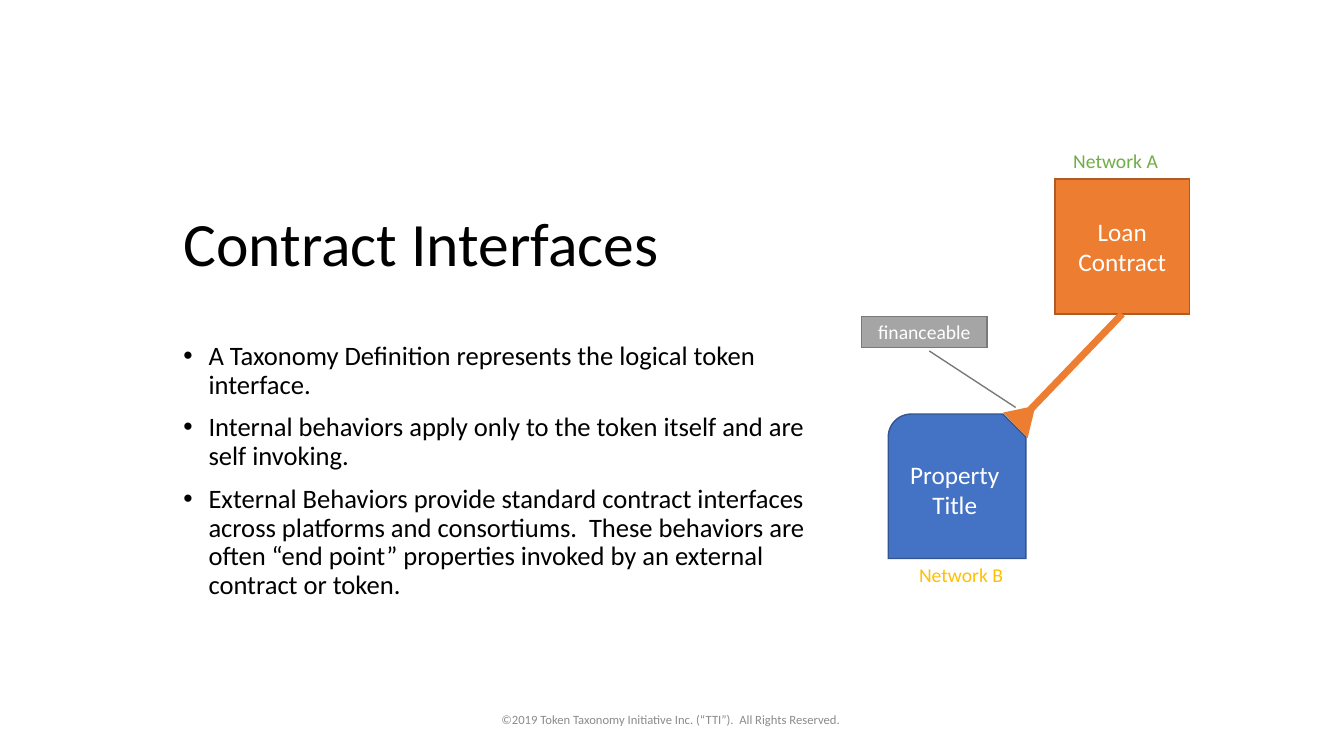
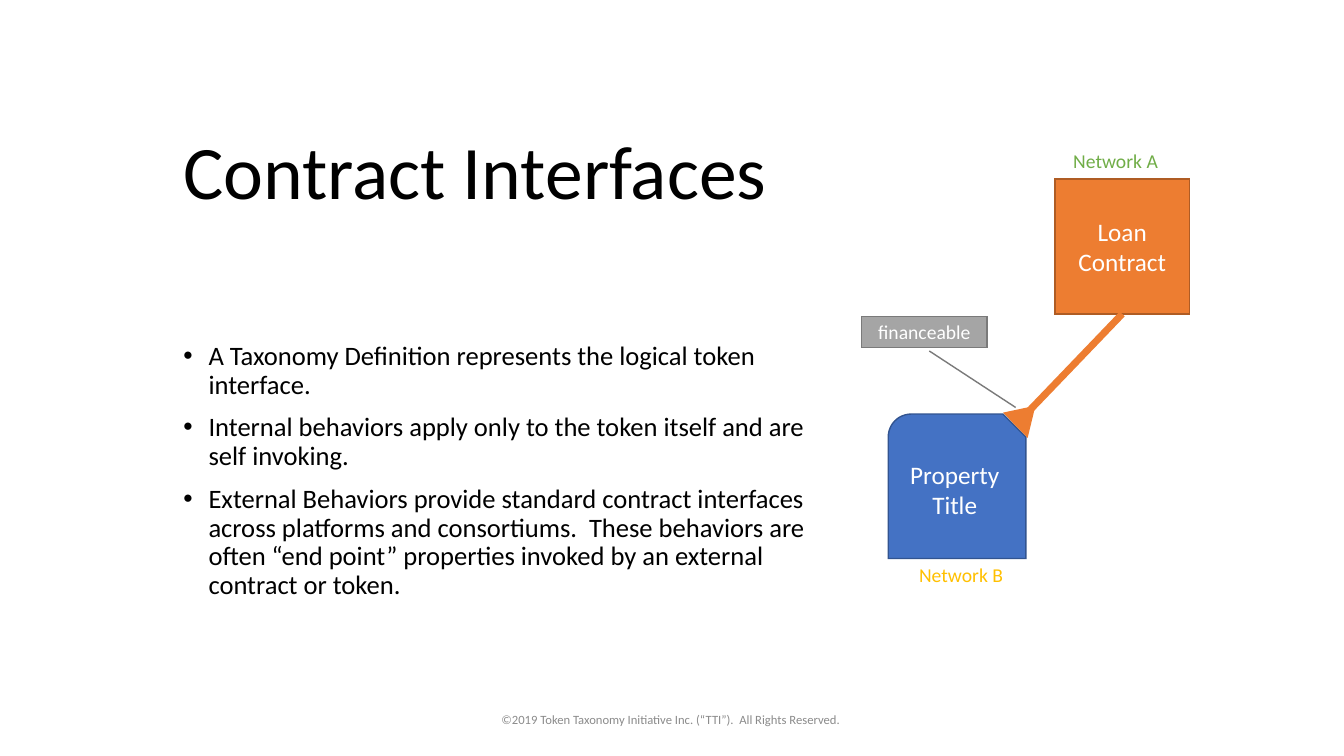
Before and after one commit to vipinsun/TokenTaxonomyFramework-pub, a slide deck: slide 27 of presentations/TTF-Presentation.pptx (slide 23 before the commit). Drawn at 1344x756 pixels with LibreOffice and Linux fonts; fonts in the diff are those of the drawing. Boxes give left, top, right and bottom in pixels: in the first picture for what was removed or moved away, otherwise in the second. Text is boxed around its words. In the diff, an @@ line names an element or a change of style, - is before the commit and + after.

```diff
--- a/presentations/TTF-Presentation.pptx
+++ b/presentations/TTF-Presentation.pptx
@@ title "Contract Interfaces": place and size @@
-title "Contract Interfaces" at (183,223,658,267)
+title "Contract Interfaces" at (183,147,766,200)
@@ title "Contract Interfaces" at (183,147,766,200): size 44 to 54 pt @@
```
Also in this commit, not shown: 15 other slides changed, 5 slides added, 20 other files.
